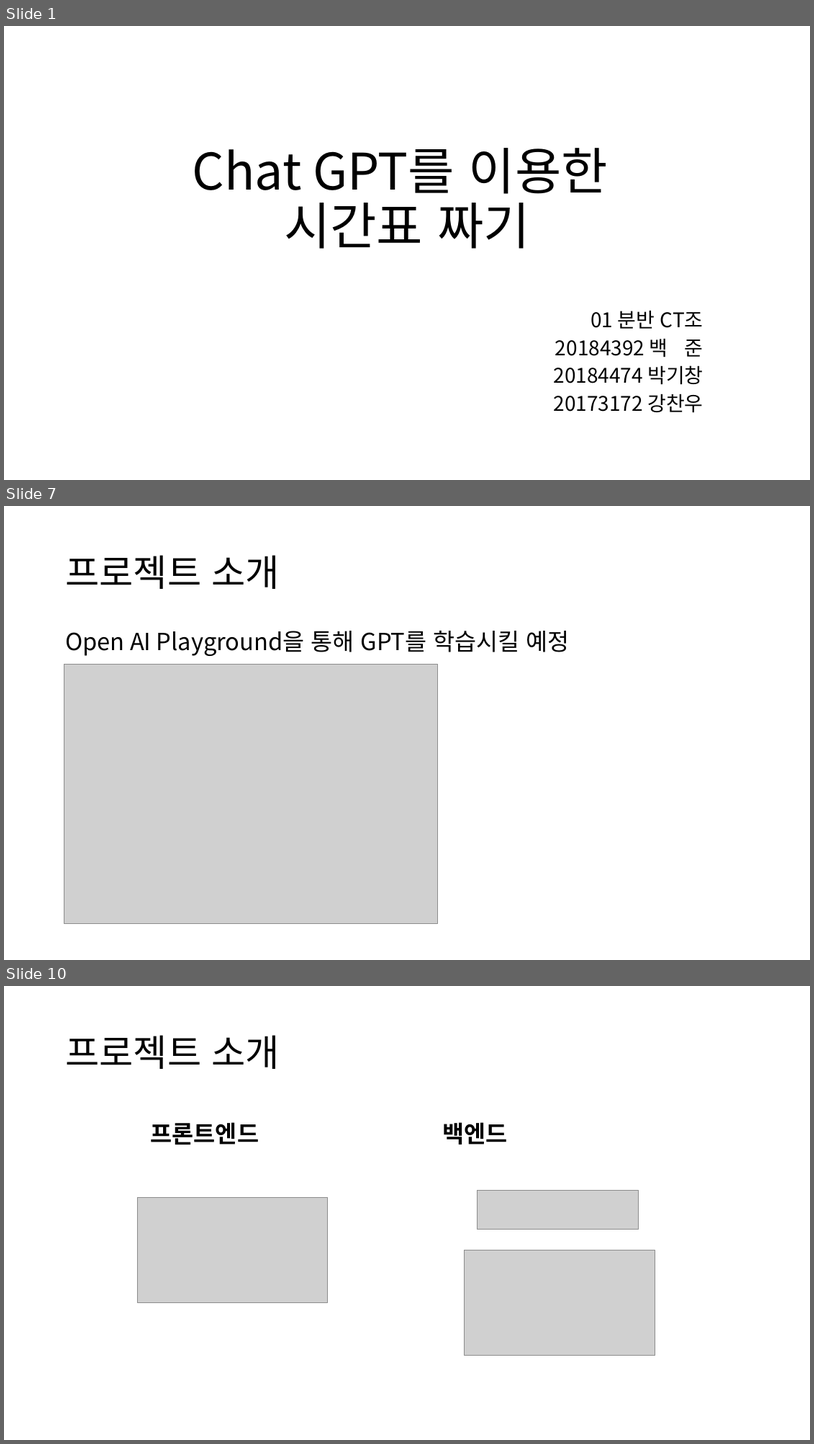
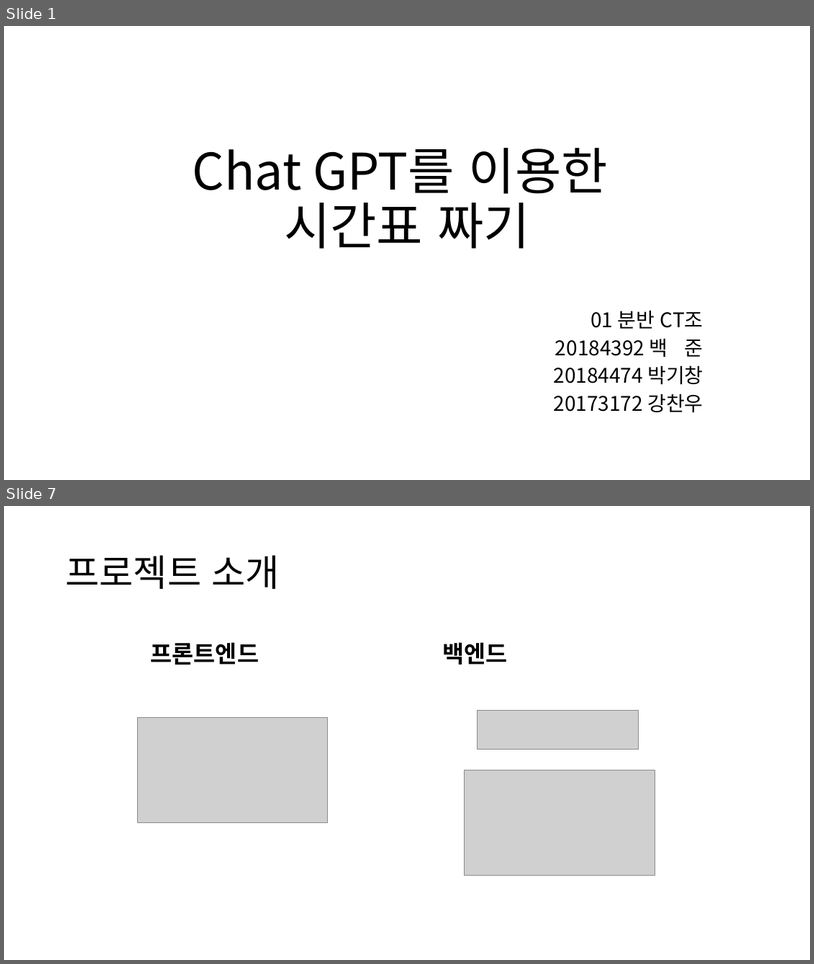
Before and after one commit to gichangee/chat-gpt-timetable, a slide deck: docs/중간발표자료.pptx. Shown one above the other, each under a label of ours: slides 1, 7 and 10 before the commit, slides 1 and 7 after it; the slides between them are not shown. The pictures are 814x1444 and 814x964 pixels, drawn with LibreOffice and Linux fonts; fonts in the diff are those of the drawing; grey boxes stand for pictures. Boxes give left, top, right and bottom in pixels: in the first picture for what was removed or moved away, otherwise in the second. Text is boxed around its words. In the diff, an @@ line names an element or a change of style, - is before the commit and + after.

```diff
--- a/docs/중간발표자료.pptx
+++ b/docs/중간발표자료.pptx
@@ slide 7 removed at [4,506,810,960], background #FFFFFF @@
@@ title removed at [65,555,280,589] @@
-프로젝트 소개
@@ text removed at [65,631,570,656] @@
-Open AI Playground을 통해 GPT를 학습시킬 예정
@@ picture removed at [64,664,437,924] @@
@@ what was slide 10 is now slide 7 @@
```
Also in this commit, not shown: 6 slides changed, 3 slides added, 6 other slides removed, 6 other files.
